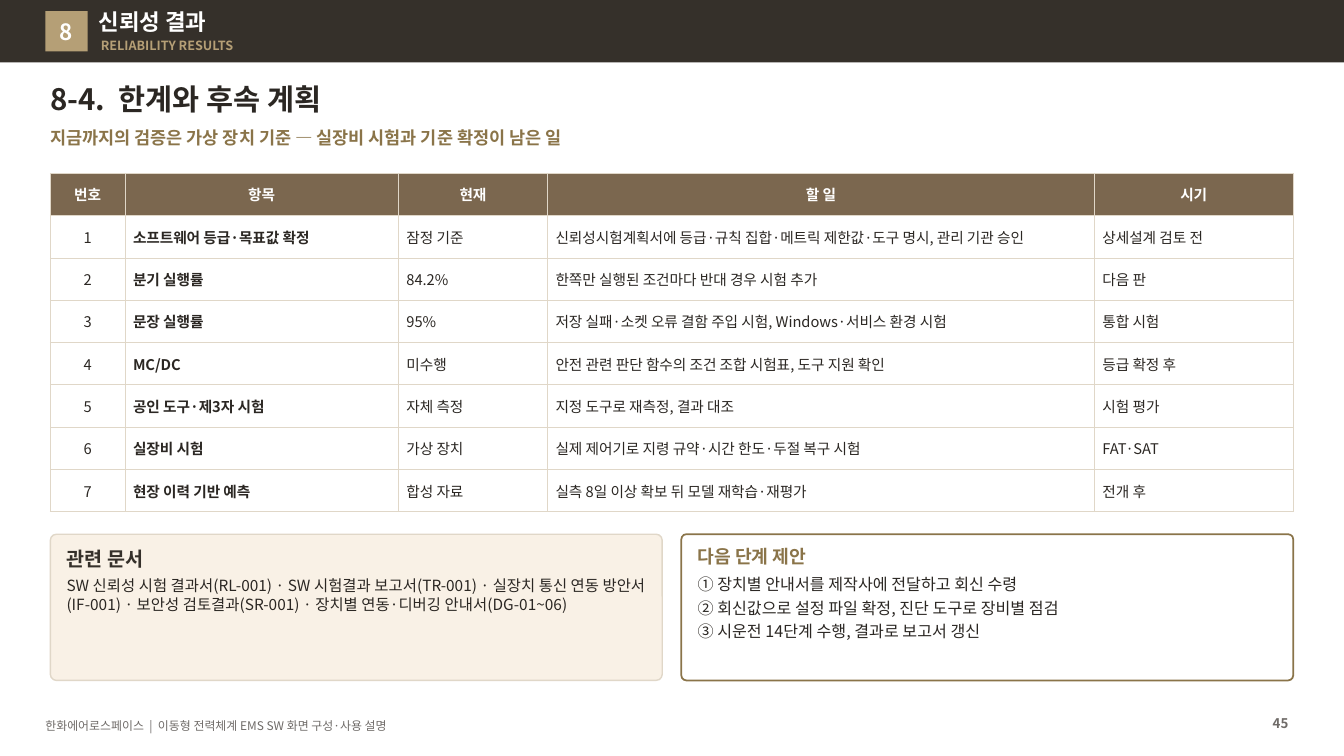
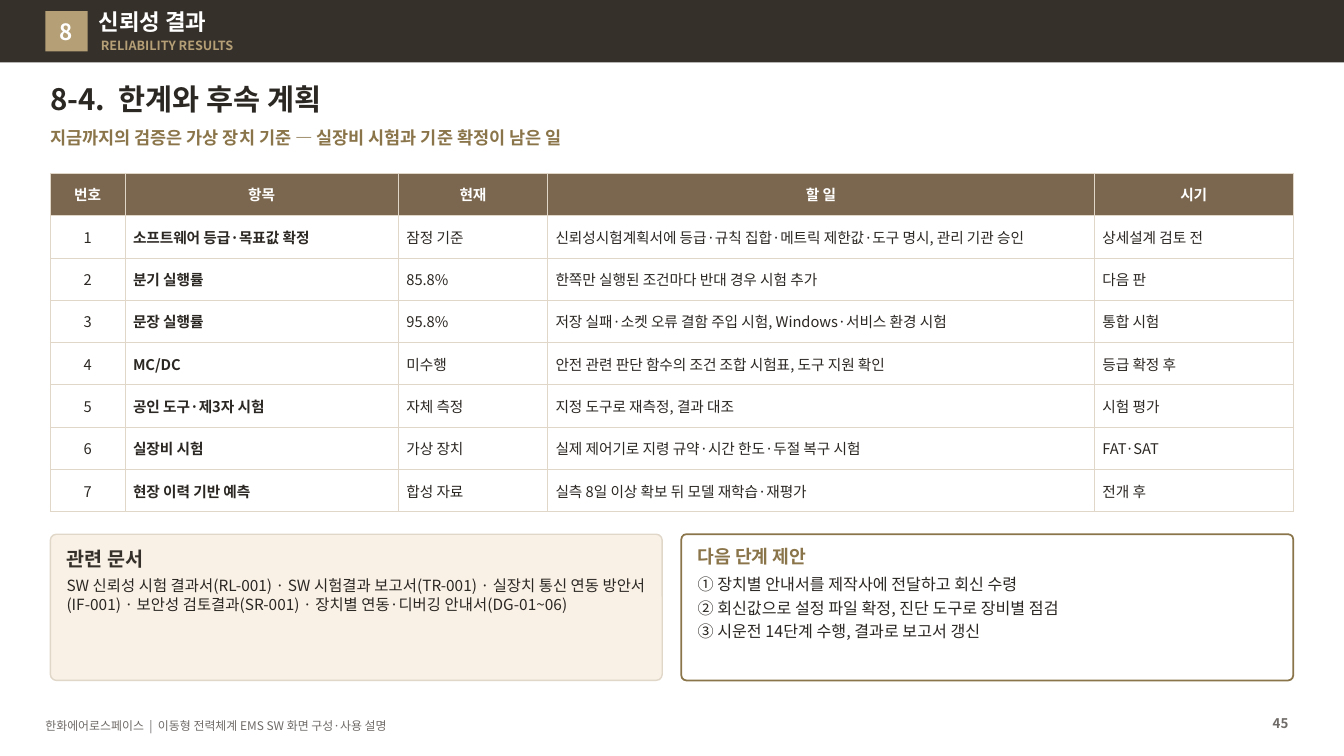
Before and after one commit to byunjd112-hue/headroom, a slide deck: slide 45 of mobile_ems/docs/out/IFPS_EMS_SW_화면구성_사용설명_보고자료_Rev29.pptx. Drawn at 1344x756 pixels with LibreOffice and Linux fonts; fonts in the diff are those of the drawing. Boxes give left, top, right and bottom in pixels: in the first picture for what was removed or moved away, otherwise in the second. Text is boxed around its words. In the diff, an @@ line names an element or a change of style, - is before the commit and + after.

```diff
--- a/mobile_ems/docs/out/IFPS_EMS_SW_화면구성_사용설명_보고자료_Rev29.pptx
+++ b/mobile_ems/docs/out/IFPS_EMS_SW_화면구성_사용설명_보고자료_Rev29.pptx
@@ table at (50, 173, 1294, 503) @@
-row 3, column 3: 84.2%
+row 3, column 3: 85.8%
-row 4, column 3: 95%
+row 4, column 3: 95.8%
```
Also in this commit, not shown: 4 other slides changed, 47 other files.
